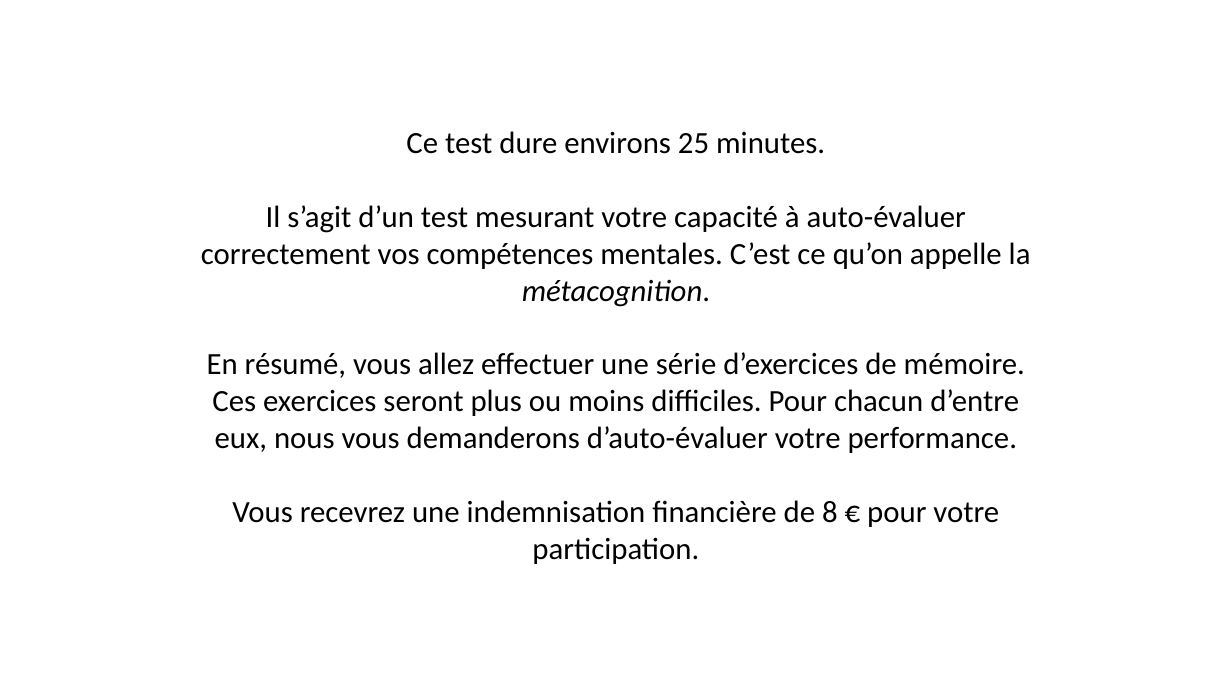
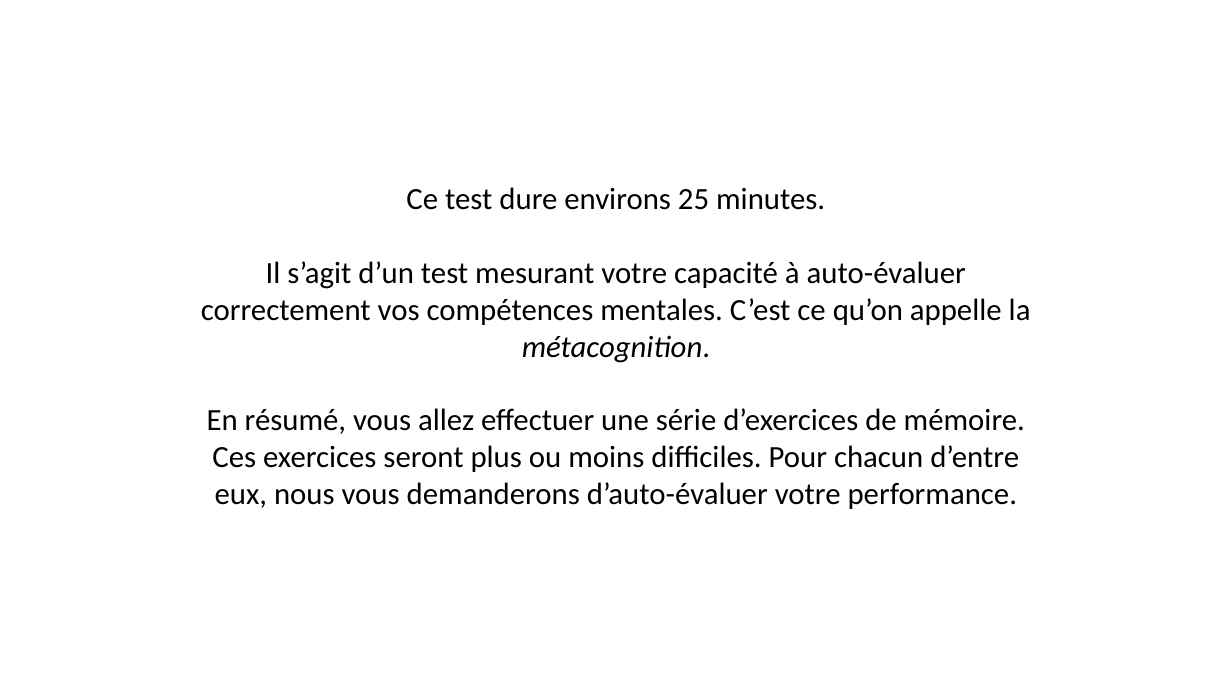
Before and after one commit to MBB-team/Online_Testing, a slide deck: slide 2 of src/SE_ELAN_offline/Stimuli/Instructions_Rewarded.pptx. Drawn at 1232x693 pixels with LibreOffice and Linux fonts; fonts in the diff are those of the drawing. Boxes give left, top, right and bottom in pixels: in the first picture for what was removed or moved away, otherwise in the second. Text is boxed around its words. In the diff, an @@ line names an element or a change of style, - is before the commit and + after.

```diff
--- a/src/SE_ELAN_offline/Stimuli/Instructions_Rewarded.pptx
+++ b/src/SE_ELAN_offline/Stimuli/Instructions_Rewarded.pptx
@@ text "Ce test dure environs 25 ...": place and size @@
-text "Ce test dure environs 25 ..." at (201, 131, 1031, 564)
+text "Ce test dure environs 25 ..." at (201, 187, 1031, 509)
@@ text at (232, 500, 999, 564): paragraph removed @@
-Vous recevrez une indemnisation financière de 8 € pour votre participation.
```
Also in this commit, not shown: 1 other slide changed, 1 slide added, 38 other files.
